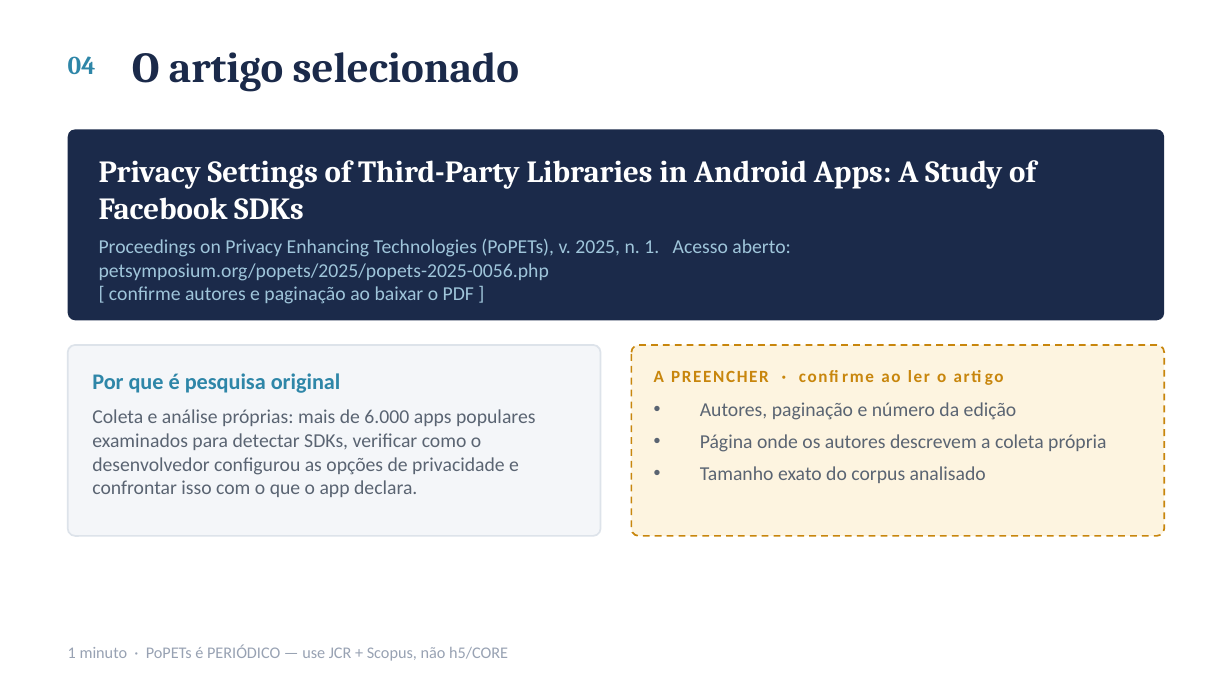
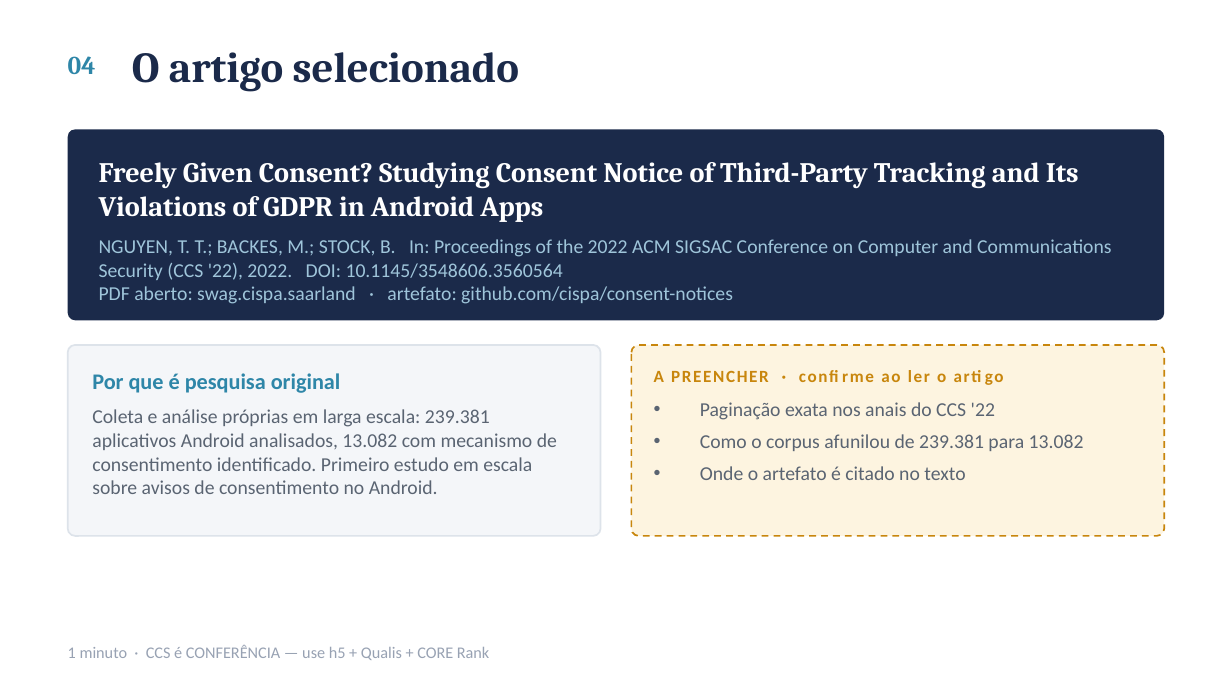
Before and after one commit to ClaudioAMF1/TCC, a slide deck: slide 5 of seminario/seminario-analise-de-artigo.pptx. Drawn at 1232x693 pixels with LibreOffice and Linux fonts; fonts in the diff are those of the drawing. Boxes give left, top, right and bottom in pixels: in the first picture for what was removed or moved away, otherwise in the second. Text is boxed around its words. In the diff, an @@ line names an element or a change of style, - is before the commit and + after.

```diff
--- a/seminario/seminario-analise-de-artigo.pptx
+++ b/seminario/seminario-analise-de-artigo.pptx
@@ text at (99, 162, 1079, 222): text changed; size 18 to 16.5 pt @@
-Privacy Settings of Third-Party Libraries in Android Apps: A Study of Facebook SDKs
+Freely Given Consent? Studying Consent Notice of Third-Party Tracking and Its Violations of GDPR in Android Apps
@@ text at (99, 239, 1111, 304): text changed @@
-Proceedings on Privacy Enhancing Technologies (PoPETs), v. 2025, n. 1. Acesso aberto: petsymposium.org/popets/2025/popets-2025-0056.php
-[ confirme autores e paginação ao baixar o PDF ]
+NGUYEN, T. T.; BACKES, M.; STOCK, B. In: Proceedings of the 2022 ACM SIGSAC Conference on Computer and Communications Security (CCS '22), 2022. DOI: 10.1145/3548606.3560564
+PDF aberto: swag.cispa.saarland · artefato: github.com/cispa/consent-notices
@@ text at (92, 409, 557, 494): text changed @@
-Coleta e análise próprias: mais de 6.000 apps populares examinados para detectar SDKs, verificar como o desenvolvedor configurou as opções de privacidade e confrontar isso com o que o app declara.
+Coleta e análise próprias em larga escala: 239.381 aplicativos Android analisados, 13.082 com mecanismo de consentimento identificado. Primeiro estudo em escala sobre avisos de consentimento no Android.
@@ text at (700, 402, 1084, 480): text changed @@
-• Autores, paginação e número da edição
-• Página onde os autores descrevem a coleta própria
-• Tamanho exato do corpus analisado
+• Paginação exata nos anais do CCS '22
+• Como o corpus afunilou de 239.381 para 13.082
+• Onde o artefato é citado no texto
@@ text at (68, 645, 489, 660): text changed @@
-1 minuto · PoPETs é PERIÓDICO — use JCR + Scopus, não h5/CORE
+1 minuto · CCS é CONFERÊNCIA — use h5 + Qualis + CORE Rank
```
Also in this commit, not shown: 2 other slides changed, 2 other files.
